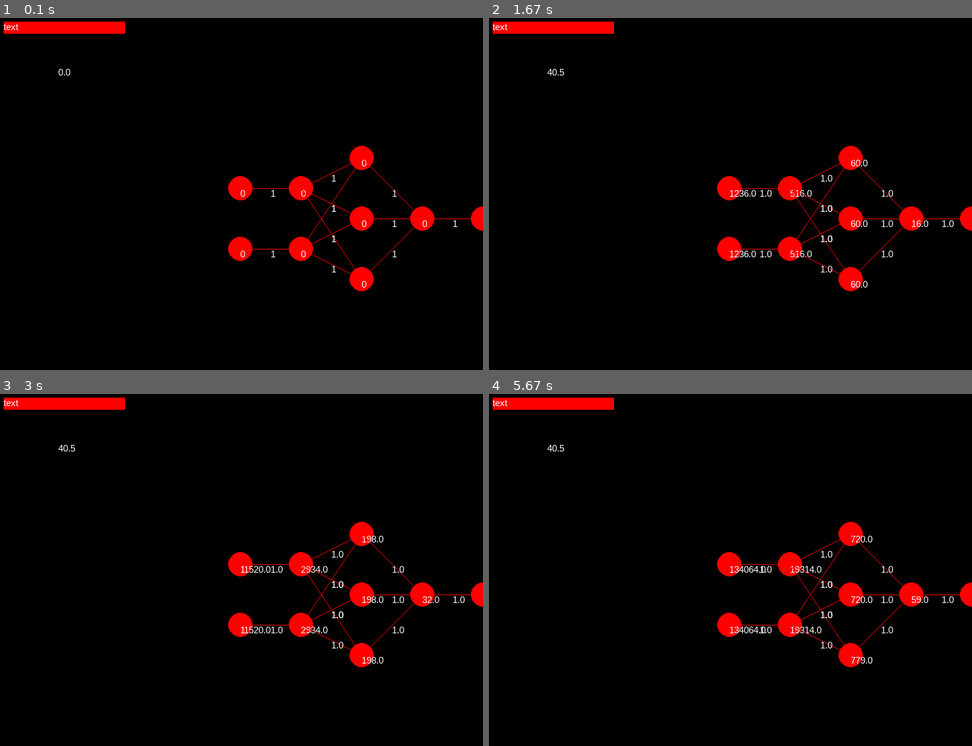
Above: before the commit, frames 1-4 (two rows, left to right).
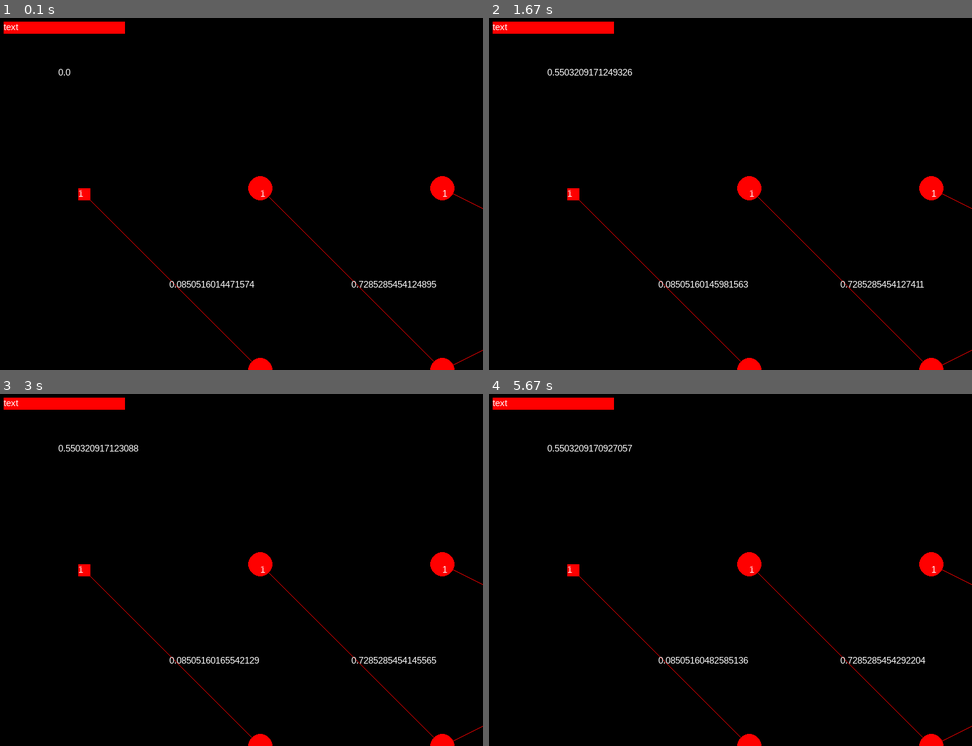
Above: after the commit, the same moments.

Repository: FlorianGelb/2020_INF_Projekt_NN_Vis
Game: pygame game, started from src/exp_pygame/test.py
Same seed, same stepped clock (60 frames per second), same inputs: the game is played once before the commit and once after it.
Inputs:
- Up to frame 1 (0.1 s): no input
- Up to frame 2 (1.67 s): click "text" at 0.38 s; click "text" at 0.72 s
- Up to frame 3 (3 s): no input
- Up to frame 4 (5.67 s): no input

The runs differ from the first frame. In frame 1, 3.9% of the frame differs, in the area x 16-100%, y 36-100%; in frame 2, 4.3%; in frame 3, 4.3%; in frame 4, 4.4%, in the area x 12-100%, y 14-100%.

Commit message:
Biases somewhat working

Diff:
--- a/src/NN/Connector.py
+++ b/src/NN/Connector.py
@@ -11,7 +11,7 @@
         self.output_to = output_to
         self.input_value = 0
         self.output_value = 0
-        self.weight = 1# random.random()
+        self.weight = random.random()
         self.calc_output()
         self.dbg_w_array = []
         self.dbg_dw_array = []
--- a/src/NN/MultilayerPerceptron.py
+++ b/src/NN/MultilayerPerceptron.py
@@ -9,13 +9,21 @@
         self.shape.insert(0, n_inputs * shape[0])
         self.shape.insert(-1, shape[-1])
 
+        for n in range(len(shape))[1:-2]:
+            self.shape[n] += 1
+
 
         for i in range(len(shape)):
             for j in range(shape[i]):
                 n = Neuron.Neuron(i +1 == len(shape),i == 0,eta)
-                n.set_treshold(-1000000)
+                n.set_treshold(-100)
                 n.set_activation_function("LINEAR")
                 n.set_step(False)
+
+                if j == shape[i] -1 and shape[i] > 1:
+                    n.output = 1
+                    n.bias = True
+
                 if i not in list(self.neurons.keys()):
                     self.neurons[i] = [n]
                 else:
@@ -29,7 +37,7 @@
             elif len(key_list) == 1:
                 for i in range(len(self.neurons[key_prime])):
                     neuron1 = self.neurons[key_prime][i]
-                    if len(neuron1.get_input_cnts()) < n_inputs:
+                    if len(neuron1.get_input_cnts()) < n_inputs and i != len(self.neurons[key_prime]) - 1:
                         for h in range(n_inputs):
                             neuron1.set_input_cnts(Connector.Connector(None, neuron1))
                     c = Connector.Connector(neuron1, None)
@@ -45,12 +53,15 @@
                     neuron1 = self.neurons[key_prime][i]
                     neuron2 = self.neurons[key_secondary][j]
 
+                    if len(self.neurons[key_secondary]) > 1 and j == len(self.neurons[key_secondary]) -1:
+                        break
+
                     if key_prime == 0:
                         break
 
-                    if key_prime == 1:
+                    if key_prime == 1 and i != len(self.neurons[key_prime]) - 1:
                         if len(neuron1.get_input_cnts()) < n_inputs:
-                            for h in range(n_inputs * i, n_inputs * i + (n_inputs)):
+                            for h in range(n_inputs * i, (n_inputs * i + n_inputs)):
                                 connector = Connector.Connector(self.neurons[0][h], neuron1)
                                 neuron1.set_input_cnts(connector)
                                 self.neurons[0][h].add_output(connector)
@@ -68,133 +79,3 @@
                     c = Connector.Connector(neuron1, neuron2)
                     neuron1.add_output(c)
                     neuron2.set_input_cnts(c)
-
-
-
-
-
-
-
-
-
-
-
-
-
-    '''def train(self, train_dict, alpha):
-        sample = None
-        snp = None
-        dbg_cntr = 0
-
-        while True:
-            dbg_cntr += 1
-            total_ouptut_error = None
-            for key in list(train_dict.keys()):
-                l = 0
-                if type(key) == int:
-                    l = 1
-                else:
-                    l = len(key)
-                if l != len(self.neurons[list(self.neurons.keys())[len(self.shape) - 1]]):
-                    raise Exception ("Output dimensions mus match topology")
-
-
-            for k in list(train_dict.values()):
-                for l in k:
-                    for a in range(len(list(self.neurons.keys()))):
-                        for b in range(len(self.neurons[a])):
-                            n = self.neurons[a][b]
-                            cnts = n.get_input_cnts()
-                            otps = n.get_output_cnts()
-
-                            if a == 0:
-                                if len(self.neurons[a]) > 1:
-                                    cnts = []
-                                    for neuron in self.neurons[a]:
-                                        for c in neuron.get_input_cnts():
-                                            cnts.append(c)
-
-                                if len(self.neurons[a]) * self.n_inputs == len(l):
-
-                                    for o in range(len(l)):
-                                        snp = l
-                                        otps = self.neurons[a][o].get_output_cnts()
-                                        self.neurons[a][o].clear_input()
-                                        self.neurons[a][o].set_input(l[o])
-                                        self.neurons[a][o].fetch_input()
-
-                                        for ot in otps:
-                                            ot.set_input_value(cnts[o].get_output().generate_output())
-
-                                else:
-                                    raise Exception ("Input dimensions must match topography")
-
-                            n.clear_input()
-                            n.fetch_input()
-
-                            for o in otps:
-                                o.set_input_value(n.generate_output())
-
-                    if a == len(self.shape) - 1:
-                        for key, val in train_dict.items():
-                            if snp in val:
-                                expected_output = key
-
-                    output_total = []
-                    error_innit = []
-
-                    for output_neuron in self.neurons[list(self.neurons.keys())[len(self.shape) - 1]]:
-                        output = output_neuron.generate_output()
-                        output_total.append(output)
-
-                    if type(expected_output) == int:
-                        expected_output = [expected_output]
-                    for i in range(len(expected_output)):
-                        error_innit.append(output_neuron.activation_function_derivatives(output_neuron.scalar_product()) * (output_total[i] - expected_output[i]))
-
-                    for o in range(len(self.neurons[list(self.neurons.keys())[len(self.shape) - 1]])):
-                        self.neurons[list(self.neurons.keys())[len(self.shape) - 1]][o].e = error_innit[o]
-
-                    key_list = list(self.neurons.keys())
-                    key_list.reverse()
-
-                    for o in key_list:
-                        for p in self.neurons[o]:
-                            cnts = p.get_input_cnts()
-                            for c in cnts:
-                                neuron = c.get_input_neuron()
-                                if neuron != None:
-                                    neuron.e += p.activation_function_derivatives(p.scalar_product()) * p.e * c.get_weight()
-
-                            for c in p.get_input_cnts():
-                                #print(c)
-                                if c.get_input_neuron() is None:
-                                    inp = c.get_input_value()
-                                else:
-                                    inp = c.get_input_neuron().generate_output()
-                                c.update_weight(p.calc_error(inp))
-                                p.e = 0
-
-                    print("{} {} {} {}".format(snp, output_total, expected_output, error_innit))
-
-
-                    for e in error_innit:
-                        if total_ouptut_error is None:
-                            total_ouptut_error = 0.5* (e **2)
-                        else:
-                            total_ouptut_error += 0.5* (e **2)
-                   # if snp == (1, 1):
-                        #print("{} {} {} {} {}".format(snp, output_total, expected_output, error_innit, total_ouptut_error))
-
-            print(total_ouptut_error)
-            if total_ouptut_error <= alpha:
-                break
-
-'''
-
-if __name__ ==  "__main__":
-    m = Multilayerperceptron(2, 0.00001 , [1])
-
-    m.train(
-        {1: [(1,1)], 0: [(0, 0), (0,1), (1,0)]}, 0.01
-)
--- a/src/NN/Neuron.py
+++ b/src/NN/Neuron.py
@@ -1,5 +1,6 @@
 import math
-import src.NN.Connector as conn
+
+
 class Neuron:
 
     threshold = 0
@@ -68,9 +69,6 @@
             self.e += error_mom
             return self.e
 
-    def update_bias(self, b):
-        self.set_bias(self.bias + b)
-
     def clear_input(self):
         self.input = []
 
@@ -97,7 +95,7 @@
     def scalar_product(self):
         sum = 0
         for input in self.input:
-            sum += input + self.bias #Wird im Connectorobjekt bereits mit Gewicht multipliziert
+            sum += input #Wird im Connectorobjekt bereits mit Gewicht multipliziert
         return sum
 
     def activation_function(self, x):
@@ -171,10 +169,12 @@
 
     def generate_output(self, dbg=False):
         new_output = self.activation_function(self.scalar_product())
+        if self.bias:
+            return 1
         if dbg:
             print(self.input)
         if new_output > self.threshold:
-            self.output = new_output + self.bias
+            self.output = new_output
             if self.add_step and self.output > 0:
                 return 1
             elif self.add_step and self.output<=0:
--- /dev/null
+++ b/src/exp_pygame/InputTerminal.py
@@ -0,0 +1,14 @@
+import pygame
+import src.exp_pygame.Neuron as Neuron
+
+class InputTerminal(Neuron.Neuron):
+    def __init__(self, x ,y , text, color, size_x, size_y):
+        Neuron.Neuron.__init__(self, x, y, text, color)
+        self.size_x = size_x
+        self.size_y = size_y
+
+    def draw(self, win):
+        pygame.draw.rect(win, self.c, (self.x, self.y, self.size_x, self.size_y))
+        font = pygame.font.SysFont("Arial", 15)
+        text = font.render(self.text, True, (255, 255, 255))
+        win.blit(text, (self.x, self.y))
--- a/src/exp_pygame/test.py
+++ b/src/exp_pygame/test.py
@@ -3,19 +3,25 @@
 import src.exp_pygame.Neuron as Neuron
 import src.exp_pygame.Connector as Connector
 import src.exp_pygame.Button as Button
+import src.exp_pygame.InputTerminal as Terminal
 
 
 class Visualizer(MLP.Multilayerperceptron):
-    def __init__(self, n, eta, layers, height, width):
+    def __init__(self, n, eta, gamma, layers, height, width):
         MLP.Multilayerperceptron.__init__(self, n, eta, layers)
         pygame.init()
         self.total_error = [0]
+        self.alpha = 0.01
+        self.ef = "MAE"
+        self.train_dict = {0:[(0,0), (0,1) ,(1, 0)], 1:[(1,1)]}
         self.eta = eta
+        self.gamma = gamma
         self.height = height
         self.width = width
-        self.win = pygame.display.set_mode((self.width, self.height), pygame.RESIZABLE)
+        self.win = pygame.display.set_mode((self.width, self.height), pygame.RESIZABLE, pygame.RESIZABLE or pygame.NOFRAME)
         self.viz_neurons = []
         self.connections = []
+        self.update_nn()
         self.update_loop()
 
     def update_loop(self):
@@ -32,43 +38,56 @@
                 if event.type == pygame.VIDEORESIZE:
                     self.width = event.w
                     self.height = event.h
+
                 if event.type == pygame.MOUSEBUTTONDOWN:
                     if mx > self.button.get_x() and mx < self.button.get_colliding_x() and my > self.button.get_y() and my < self.button.get_colliding_y():
                         started = True
-                        self.train({1: [(1, 1), (1, 0), (0, 1)], 0: [(0, 0)]}, 1)
-
+                        for key in list(self.train_dict.keys()):
+                            for val in self.train_dict[key]:
+                                self.train(val, key, self.eta)
 
             if started:
-                if 0.5 * (sum(self.total_error) ** 2) > self.alpha:
-                    self.train({1: [(1, 1), (1, 0), (0, 1)], 0: [(0, 0)]}, 1)
+                if self.error_function(self.total_error) > self.alpha:
+                    self.total_error = [0]
+                    for key in list(self.train_dict.keys()):
+                        for val in self.train_dict[key]:
+                            self.train(val, key, self.alpha)
+
+                            #self.update_nn()
 
             self.update_nn()
 
-    def create(self):
+
+    def create(self, UI = True):
         self.create_nn()
-        self.create_UI()
+        if UI:
+            self.create_UI()
 
     def create_UI(self):
         self.button = Button.Button((10, 25), "text", (200,20), (255,0,0))
         self.button.draw(self.win)
 
         font = pygame.font.SysFont("Arial", 15)
-        text = font.render(str(0.5 * (sum(self.total_error) ** 2)), True, (255, 255, 255))
+        text = font.render(str(self.error_function(self.total_error)), True, (255, 255, 255))
         self.win.blit(text, (100, 100))
 
 
     def create_nn(self):
-        x_off = 100
-        y_off = 100
-
-        if True:# len(self.viz_neurons) == 0:# and len(self.connections) == 0:
+        x_off = 300
+        y_off = 300
+
+        if len(self.viz_neurons) == 0 and len(self.connections) == 0:
             for key in list(self.neurons.keys()):
                 for neuron in self.neurons[key]:
                     index = self.neurons[key].index(neuron)
                     pos = (len(self.neurons[key]) / 2) * x_off
-                    x = int((self.width / 2) + (key * x_off))
-                    y = int((self.height / 2) + (pos - index * y_off))
-                    self.viz_neurons.append(Neuron.Neuron(x, y, str(neuron.e), (255, 0, 0)))
+                    x = int((key * x_off) + (self.width / 2) - self.width / 3)
+                    y = int((pos - index * y_off) + (self.height / 2))
+
+                    if key == list(self.neurons.keys())[-1] or key == list(self.neurons.keys())[0]:
+                        self.viz_neurons.append(Terminal.InputTerminal(x,y, str(neuron.output),(255, 0, 0), 20, 20))
+                    else:
+                        self.viz_neurons.append(Neuron.Neuron(x, y, str(neuron.output), (255, 0, 0)))
 
             for key in list(self.neurons.keys()):
                 for neuron in self.neurons[key]:
@@ -89,95 +108,115 @@
             c.draw(self.win)
 
     def update_nn(self):
-        self.win = pygame.display.set_mode((self.width, self.height), pygame.RESIZABLE)
+        self.win = pygame.display.set_mode((self.width, self.height), pygame.RESIZABLE or pygame.NOFRAME)
         self.viz_neurons = []
         Neuron.Neuron.id = 0
         self.connections = []
         self.create()
         self.draw()
-
         pygame.display.update()
 
-    def pass_values(self, train_dict):
+
+
+    def pass_values(self, key, value):
         output_total = []
         expected_output = []
-
-        for key in train_dict.keys():
-            for value in train_dict[key]:
-
-                '''
-                Distrubutes all input values to input nodes
-                '''
-                for n in range(len(self.neurons[0])):
-                    neuron = self.neurons[0][n]
-                    neuron.clear_input()
-                    neuron.set_input(value[n])
-                    for connection in neuron.get_output_cnts():
-                        connection.set_input_value(value[n])
-
-                neuron_key_list = list(self.neurons.keys())[1:]
-
-                for neuron_key in neuron_key_list:
-                    if neuron_key == neuron_key_list[-1]:
-                        for output_neuron in self.neurons[neuron_key]:
-                            output_neuron.fetch_input()
-                            for output in output_neuron.input:
-                                output_total.append(output)
-                                expected_output.append(key)
-                        break
-
-                    else:
-                        for neuron in self.neurons[neuron_key]:
-                            neuron.fetch_input()
-
-                            for output_connections in neuron.get_output_cnts():
-                                output_connections.set_input_value(neuron.generate_output())
-
-
-        return output_total, expected_output
+        '''
+        Distrubutes all input values to input nodes
+        '''
+        for n in range(len(self.neurons[0])):
+            neuron = self.neurons[0][n]
+            neuron.clear_input()
+            neuron.set_input(value)
+            for connection in neuron.get_output_cnts():
+                connection.set_input_value(value)
+
+        neuron_key_list = list(self.neurons.keys())[1:]
+
+        for neuron_key in neuron_key_list:
+            if neuron_key == neuron_key_list[-1]:
+                for output_neuron in self.neurons[neuron_key]:
+                    output_neuron.fetch_input()
+                    for output in output_neuron.input:
+                        output_total.append(output)
+                        expected_output.append(key)
+                break
+
+            else:
+                for neuron in self.neurons[neuron_key]:
+                    neuron.fetch_input()
+                    for output_connections in neuron.get_output_cnts():
+                        output_connections.set_input_value(neuron.generate_output())
+
+        return output
 
     def calculate_total_error(self, output, expected_output):
-        total_output_error = []
-        for (o, k) in zip(output, expected_output):
-            total_output_error.append(o - k)
-        return total_output_error
-
-
-    def back_propagation(self, total_error, output):
+        return output - expected_output
+
+
+    def back_propagation(self, total_error):
         key_list = list(self.neurons.keys())
         key_list.reverse()
-        for (o, e) in zip(output, total_error):
-            for key in key_list:
-                for neuron in self.neurons[key]:
-                    if key == key_list[0]:
-                        neuron.e = neuron.activation_function_derivatives(neuron.scalar_product()) * e
-                        self.update_nn()
-
-                    for input in neuron.get_input_cnts():
-                        neuron2 = input.get_input_neuron()
-                        neuron2.e += neuron.e * input.get_weight() * neuron2.activation_function_derivatives(
-                            neuron2.scalar_product())
-                        self.update_nn()
+        for key in key_list:
+            for neuron in self.neurons[key]:
+                if key == key_list[0]:
+                    neuron.e = neuron.activation_function_derivatives(neuron.scalar_product()) * total_error
+
+                for input in neuron.get_input_cnts():
+                    neuron2 = input.get_input_neuron()
+                    neuron2.e += neuron.e * input.get_weight() * neuron2.activation_function_derivatives(
+                        neuron2.scalar_product())
+
+    def update_bias(self):
+        for key in list(self.neurons.keys()):
+            for neuron in self.neurons[key]:
+                print(neuron.get_bias() - neuron.e)
 
     def update_weights(self):
         for key in list(self.neurons.keys()):
             for neuron in self.neurons[key]:
                 for cnt in neuron.get_input_cnts():
                     inp = cnt.get_input_neuron().generate_output()
-                    cnt.update_weight(neuron.e * -self.eta * inp)
-
-
-    def train(self, train_dict, alpha):
-        self.alpha = alpha
-        self.output, self.expceted_output = self.pass_values(train_dict)
-        self.total_error = self.calculate_total_error(self.output, self.expceted_output)
-        self.back_propagation(self.total_error, self.output)
-        self.quadratic_error = 0.5 * (sum(self.total_error) ** 2)
+                    cnt.update_weight(-neuron.e * self.eta * inp)
+
+
+    def error_function(self, total_error):
+        if self.ef == "MSE":
+            return self.MSE(total_error)
+        if self.ef == "MAE":
+            return self.MAE(total_error)
+        if self.ef == "RMSE":
+            return self.RMSE(total_error)
+
+
+    def clear_e(self):
+        for key in list(self.neurons.keys()):
+            for neuron in self.neurons[key]:
+                neuron.e = 0
+
+
+    def MSE(self, total_error):
+        return (1/len(self.train_dict.values())) * (sum(total_error) ** 2)
+
+    def RMSE(self, total_error):
+        return self.MSE(total_error) ** 0.5
+
+    def MAE(self, total_error):
+        return (1/len(self.train_dict.values()) * (sum([abs(e) for e in total_error])))
+
+
+    def train(self, inp, expected, eta):
+        self.output = self.pass_values(inp, expected)
+        total_error = self.calculate_total_error(self.output, expected)
+        self.total_error.append(total_error)
+        self.back_propagation(total_error)
+        #self.update_bias()
         self.update_weights()
-
-
-
-
-
-
-v = Visualizer(1,0.00001,[2,3,1], 600, 800)
+        #self.clear_e()
+
+
+
+
+
+
+v = Visualizer(2,0.00000000000000001, 0.00000000000001,[1,1,1], 600, 800)
